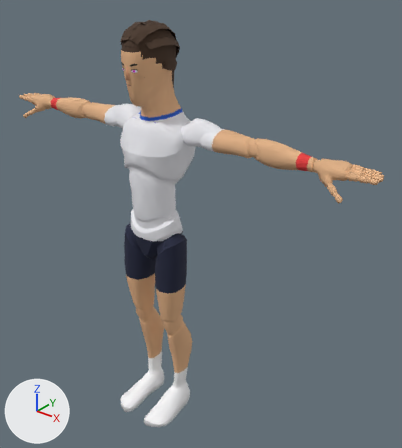
Two versions of the glTF model sweetspot/models/players/p12.glb, one commit apart.
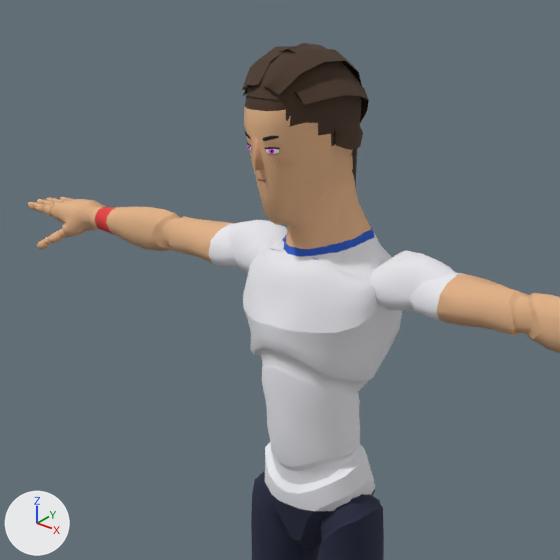
Each version appears first whole from a camera (50 mm lens) standing at (1.56, -1.63, 2.1) and looking at (0.15, 0.13, 1.0), and next in a close-up on the part from 1% to 67% of the width and 0% to 59% of the height. Every picture has the same lights, and +X, +Y and +Z are marked at lower left. The last two pictures show the newer version. Vertices at exactly the same position are counted once.

The first close-up shows 'Body', 'Hair' and 2 more.
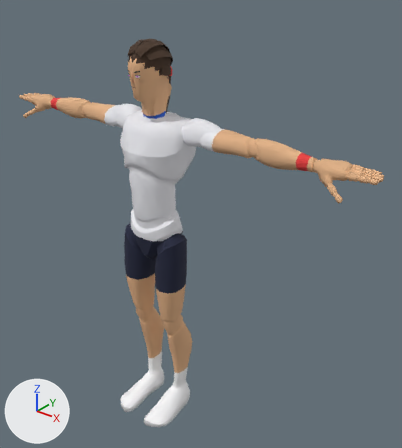
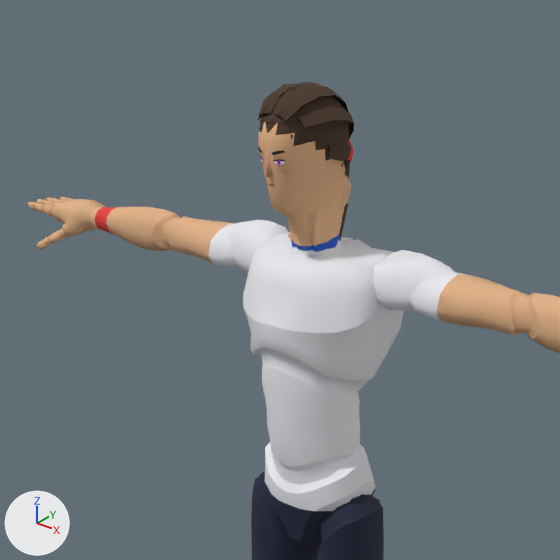
Patch to the scene script:
```diff
--- a/sweetspot/models/players/p12.glb.py
+++ b/sweetspot/models/players/p12.glb.py
@@ me_mannequin @@
 # used by ob_body; location = (0.0, 0.0, 0.0)
-me_mannequin.from_pydata(...)  # 7378 vertices, 14511 faces; spans x -0.97..0.97, y -0.21..0.14, z 0.0..1.86
+me_mannequin.from_pydata(...)  # 7380 vertices, 14515 faces; spans x -0.97..0.97, y -0.21..0.14, z 0.0..1.79
+# me_mannequin part 1: 312 vertices moved from x -0.21..0.21, y -0.13..0.14, z 1.32..1.86 to x -0.21..0.21, y -0.1..0.14, z 1.33..1.79; 107 vertices removed from x -0.12..0.12, y -0.04..0.12, z 1.48..1.6; 109 vertices added at x -0.13..0.13, y -0.05..0.1, z 1.48..1.61
+# me_mannequin part 2: 9 kept faces spanning x -0.06..0.06, y -0.1..0.09, z 1.48..1.75 get new texture (UV) coordinates
 me_mannequin.materials.append(mat_palette)
@@ me_hair @@
 # used by ob_hair; location = (0.0, 0.0, 0.0)
-me_hair.from_pydata(...)  # 533 vertices, 994 faces; spans x -0.103..0.103, y -0.115..0.139, z 1.362..1.87
+me_hair.from_pydata(...)  # 534 vertices, 994 faces; spans x -0.079..0.079, y -0.089..0.117, z 1.34..1.803
+# me_hair part 3: the loose piece of 30 vertices spanning x 0.0..0.103, y -0.081..0.118, z 1.692..1.826 is multiplied about its middle by the matrix ((0.773, -0.001, -0.009), (-0.017, 0.77, -0.021), (-0.007, 0.0, 0.77)), then moved by (-0.012, -0.004, -0.038)
+# me_hair part 4: the loose piece of 30 vertices spanning x 0.0..0.093, y -0.012..0.111, z 1.684..1.745 is multiplied about its middle by the matrix ((0.792, 0.014, -0.002), (-0.014, 0.792, -0.003), (0.002, 0.003, 0.792)), then moved by (-0.01, -0.01, -0.028)
+# me_hair part 5: the loose piece of 110 vertices spanning x -0.039..0.039, y 0.011..0.139, z 1.362..1.719 is moved by (0.0, -0.022, -0.023)
+# me_hair part 6: the loose piece of 215 vertices spanning x -0.085..0.085, y -0.115..0.123, z 1.66..1.86 is rebuilt with 215 vertices and now spans x -0.066..0.066, y -0.089..0.094, z 1.641..1.795
+# me_hair part 7: the loose piece of 88 vertices spanning x -0.073..0.073, y -0.113..0.135, z 1.692..1.87 is rebuilt with 59 vertices and now spans x -0.056..0.056, y -0.086..0.097, z 1.669..1.798
+# me_hair part 8: a new loose piece of 30 vertices spanning x -0.023..0.023, y -0.027..0.103, z 1.669..1.803, in mat_palette (picture img_palette)
+# other edits to the shape of me_hair do not show in these pictures
 me_hair.materials.append(mat_palette)
```

Where the change shows, as pixel boxes (x1, y1, x2, y2) in the close-ups (560 x 560 px; the box of a moved part takes in the faces that stretch with it):
'Body', reshaped: before (28, 89, 560, 560); after (28, 116, 560, 560)
'Hair', reshaped: before (242, 43, 369, 187); after (258, 82, 354, 241)
part 1 of me_mannequin, moved or reshaped: before (234, 89, 422, 299); after (234, 116, 422, 299)
part 2 of me_mannequin, surface changed: before (248, 97, 318, 260); after (262, 121, 317, 263)
part 3 of me_hair, moved or reshaped: before (295, 75, 369, 123); after (297, 104, 354, 141)
part 4 of me_hair, moved or reshaped: before (334, 122, 363, 150); after (327, 140, 351, 161)
part 5 of me_hair, moved or reshaped (mostly hidden): before (352, 149, 357, 187); after (339, 141, 353, 241)
part 6 of me_hair, rebuilt (23% narrower, 25% shorter): before (246, 52, 362, 157); after (260, 89, 349, 167)
part 7 of me_hair, rebuilt (24% narrower, 30% shorter): before (242, 43, 362, 95); after (258, 84, 349, 120)
part 8 of me_hair, added: after (288, 82, 321, 90)
